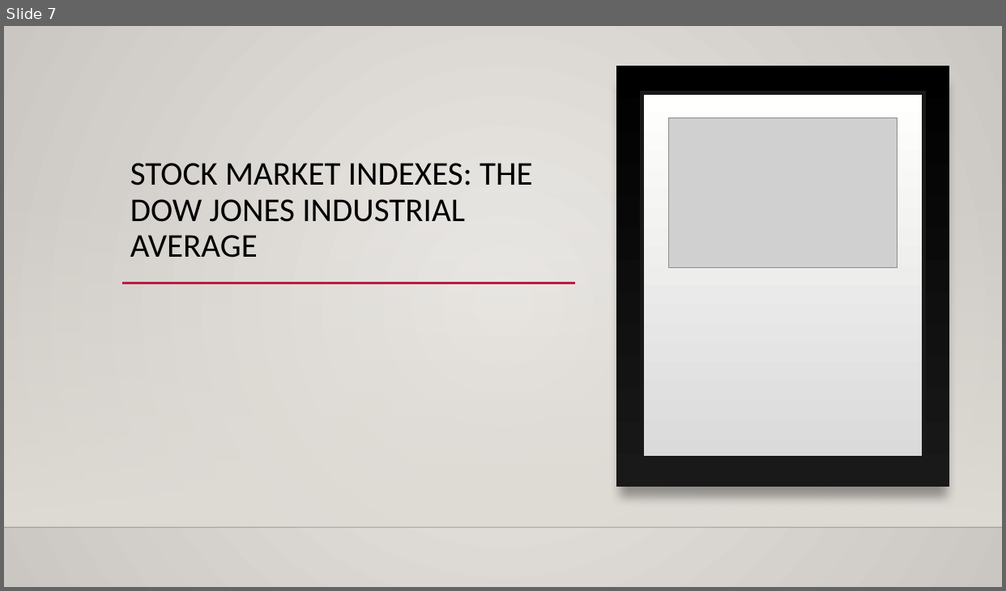
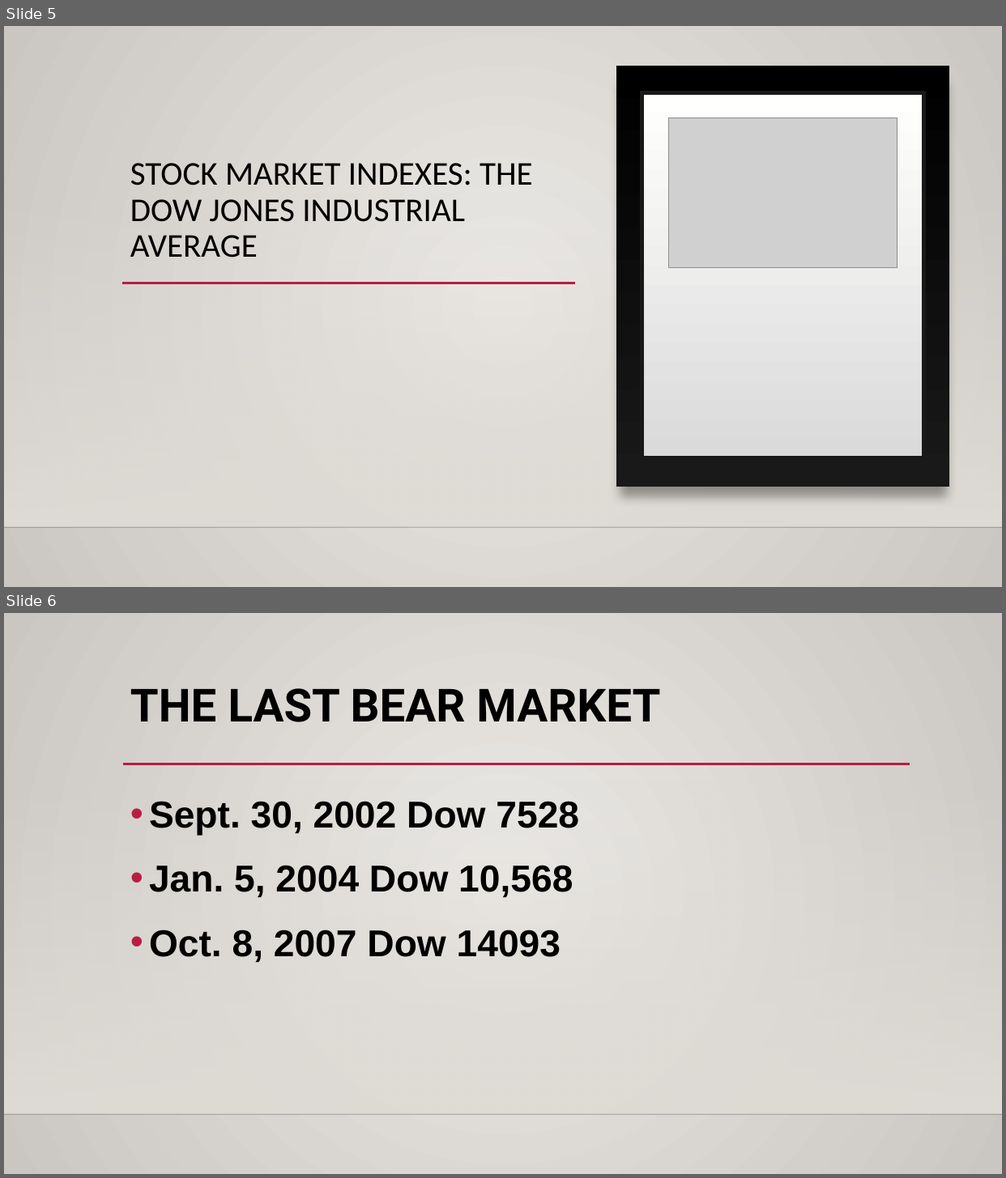
Before and after one commit to Gracewj/615-officer-, a slide deck: Officer.pptx. Shown one above the other, each under a label of ours: slide 7 before the commit, slides 5 and 6 after it. The pictures are 1006x591 and 1006x1178 pixels, drawn with LibreOffice and Linux fonts; fonts in the diff are those of the drawing; grey boxes stand for pictures; background and template pictures are left out. Boxes give left, top, right and bottom in pixels: in the first picture for what was removed or moved away, otherwise in the second. Text is boxed around its words. In the diff, an @@ line names an element or a change of style, - is before the commit and + after.

```diff
--- a/Officer.pptx
+++ b/Officer.pptx
@@ slide 6 added at bbox=[4, 613, 1002, 1174], background gradient #ECEAE7 to #CAC7C1; not listed: 2 template elements that a slide beside it also shows @@
@@ title added at bbox=[130, 688, 660, 722], 44 pt, text #000000, bold @@
+THE LAST BEAR MARKET
@@ line added from (123, 764) to (910, 764), #B71E42 2.5 pt @@
@@ text added at bbox=[149, 801, 579, 962], 36 pt, text #000000, bold @@
+• Sept. 30, 2002 Dow 7528
+• Jan. 5, 2004 Dow 10,568
+• Oct. 8, 2007 Dow 14093
@@ what was slide 7 is now slide 5 @@
```
Also in this commit, not shown: 2 slides changed, 1 other slide added, 2 slides removed, 6 other files.
